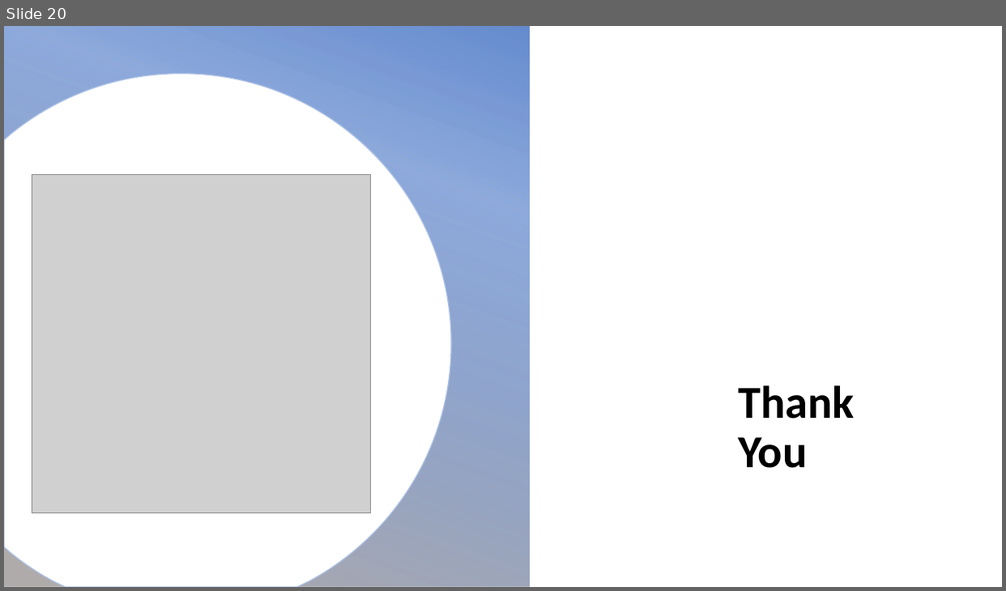
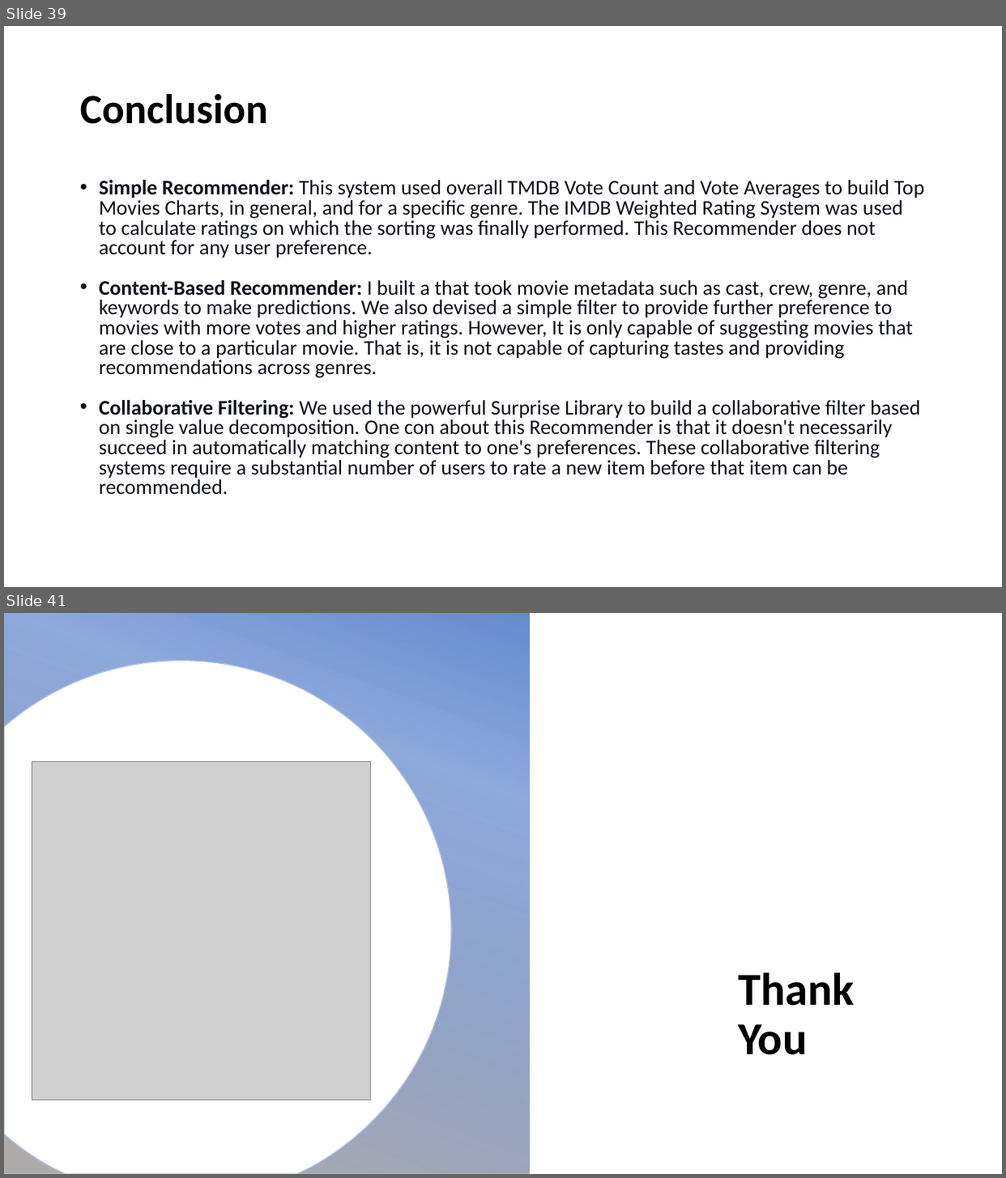
Before and after one commit to lasyabheemendra/Sprigboard-DatascienceProjects, a slide deck: Capstone2_Recommendation System for movies/Recommendation system.pptx. Shown one above the other, each under a label of ours: slide 20 before the commit, slides 39 and 41 after it; the slides between them are not shown. The pictures are 1006x591 and 1006x1178 pixels, drawn with LibreOffice and Linux fonts; fonts in the diff are those of the drawing; grey boxes stand for pictures; background and template pictures are left out. Boxes give left, top, right and bottom in pixels: in the first picture for what was removed or moved away, otherwise in the second. Text is boxed around its words. In the diff, an @@ line names an element or a change of style, - is before the commit and + after.

```diff
--- a/Capstone2_Recommendation System for movies/Recommendation system.pptx
+++ b/Capstone2_Recommendation System for movies/Recommendation system.pptx
@@ slide 39 added at [4, 26, 1002, 587], background #FFFFFF @@
@@ title added at [80, 94, 268, 124], 40 pt, text #000000, bold @@
+Conclusion
@@ text added at [99, 180, 924, 494], 20 pt, text #0E101A @@
+• Simple Recommender: This system used overall TMDB Vote Count and Vote Averages to build Top Movies Charts, in general, and for a specific genre. The IMDB Weighted Rating System was used to calculate ratings on which the sorting was finally performed. This Recommender does not account for any user preference.
+• Content-Based Recommender: I built a that took movie metadata such as cast, crew, genre, and keywords to make predictions. We also devised a simple filter to provide further preference to movies with more votes and higher ratings. However, It is only capable of suggesting movies that are close to a particular movie. That is, it is not capable of capturing tastes and providing recommendations across genres.
+• Collaborative Filtering: We used the powerful Surprise Library to build a collaborative filter based on single value decomposition. One con about this Recommender is that it doesn't necessarily succeed in automatically matching content to one's preferences. These collaborative filtering systems require a substantial number of users to rate a new item before that item can be recommended.
@@ what was slide 20 is now slide 41 @@
```
Also in this commit, not shown: 16 slides changed, 22 other slides added, 2 slides removed.
